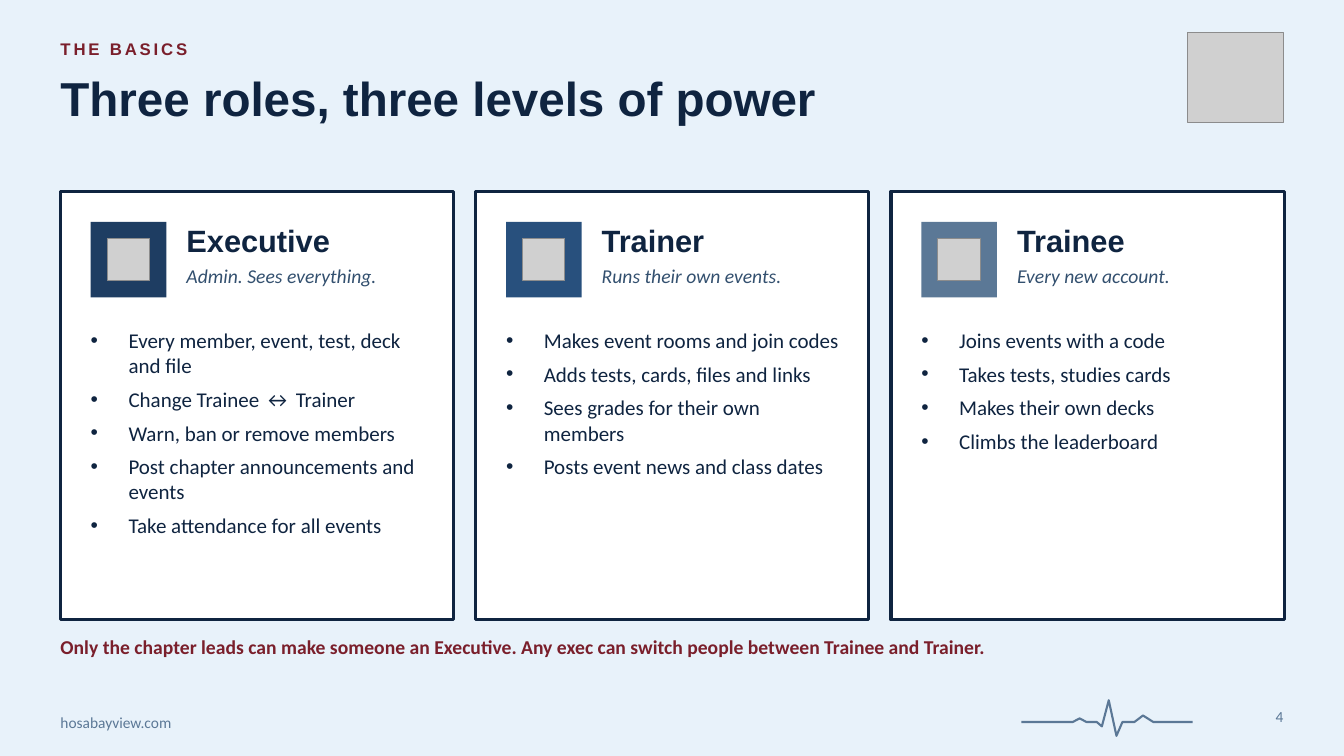
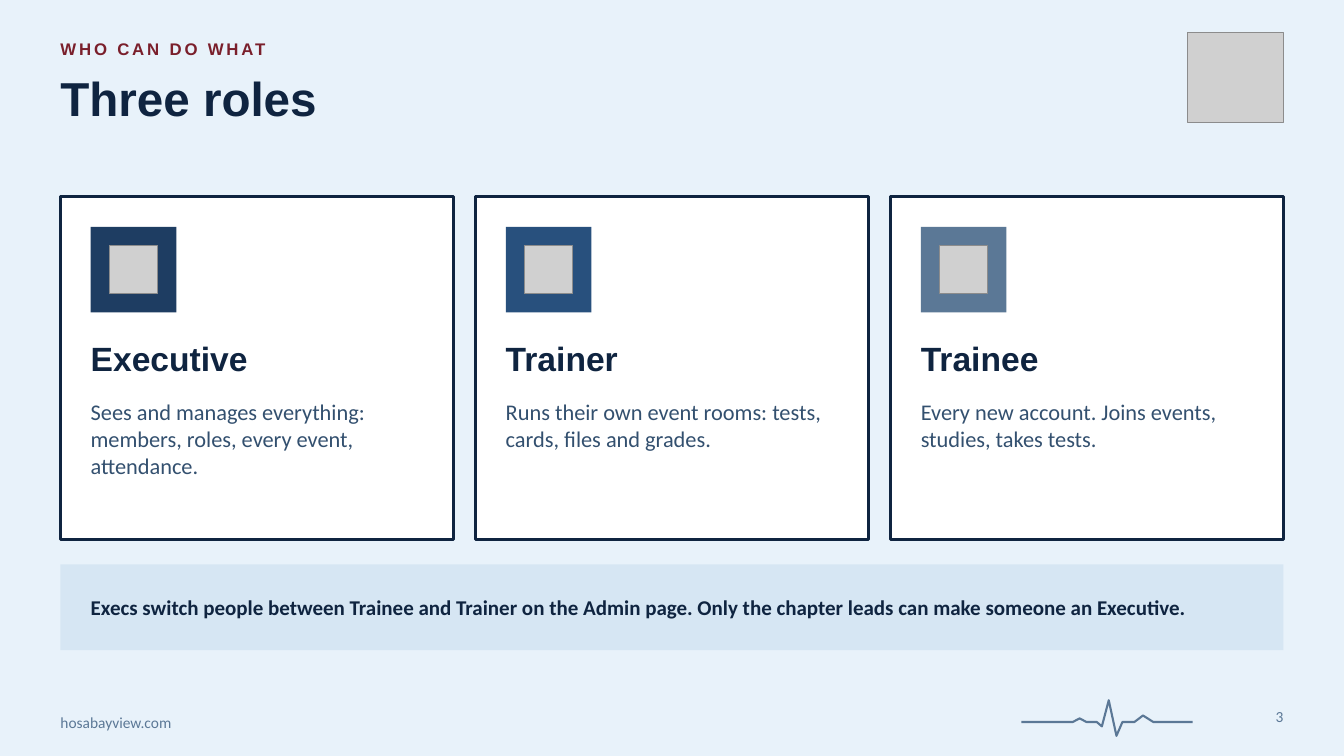
Before and after one commit to claudeforeveryone/hosa-bayview, a slide deck: slide 3 of docs/presentations/hosa-bayview-admin-guide.pptx (slide 4 before the commit). Drawn at 1344x756 pixels with LibreOffice and Linux fonts; fonts in the diff are those of the drawing; grey boxes stand for pictures. Boxes give left, top, right and bottom in pixels: in the first picture for what was removed or moved away, otherwise in the second. Text is boxed around its words. In the diff, an @@ line names an element or a change of style, - is before the commit and + after.

```diff
--- a/docs/presentations/hosa-bayview-admin-guide.pptx
+++ b/docs/presentations/hosa-bayview-admin-guide.pptx
@@ text at bbox=[60, 43, 187, 55]: text changed @@
-THE BASICS
+WHO CAN DO WHAT
@@ title at bbox=[60, 81, 317, 117]: text changed @@
-Three roles, three levels of power
+Three roles
@@ rectangle: place and size @@
-rectangle at bbox=[60, 192, 454, 620]
+rectangle at bbox=[60, 197, 454, 539]
@@ rectangle: place and size @@
-rectangle at bbox=[476, 192, 869, 620]
+rectangle at bbox=[476, 197, 869, 539]
@@ rectangle: place and size @@
-rectangle at bbox=[891, 192, 1285, 620]
+rectangle at bbox=[891, 197, 1285, 539]
@@ rectangle: place and size @@
-rectangle at bbox=[91, 222, 166, 297]
+rectangle at bbox=[91, 227, 176, 313]
@@ rectangle: place and size @@
-rectangle at bbox=[506, 222, 582, 297]
+rectangle at bbox=[506, 227, 592, 313]
@@ rectangle: place and size @@
-rectangle at bbox=[922, 222, 997, 297]
+rectangle at bbox=[922, 227, 1007, 313]
@@ picture: place and size @@
-picture at bbox=[107, 239, 149, 281]
+picture at bbox=[110, 246, 158, 294]
@@ picture: place and size @@
-picture at bbox=[522, 239, 565, 281]
+picture at bbox=[524, 246, 573, 294]
@@ text removed at bbox=[602, 269, 781, 283] @@
-Runs their own events.
@@ picture: place and size @@
-picture at bbox=[938, 239, 980, 281]
+picture at bbox=[940, 246, 988, 294]
@@ text removed at bbox=[1017, 270, 1170, 286] @@
-Every new account.
@@ text "Executive": place and size @@
-text "Executive" at bbox=[186, 229, 329, 253]
+text "Executive" at bbox=[91, 346, 248, 372]
@@ text removed at bbox=[129, 333, 414, 533] @@
-• Every member, event, test, deck and file
-• Change Trainee ↔ Trainer
-• Warn, ban or remove members
-• Post chapter announcements and events
-• Take attendance for all events
@@ size 22 to 24 pt in 3 elements at bbox=[91, 346, 248, 372], bbox=[921, 346, 1039, 372], bbox=[506, 346, 618, 372] @@
@@ text "Trainer": place and size @@
-text "Trainer" at bbox=[602, 229, 704, 253]
+text "Trainer" at bbox=[506, 346, 618, 372]
@@ text "Trainee": place and size @@
-text "Trainee" at bbox=[1017, 229, 1125, 253]
+text "Trainee" at bbox=[921, 346, 1039, 372]
@@ text at bbox=[91, 404, 365, 474]: text changed; size 14 to 16 pt; italic off @@
-Admin. Sees everything.
+Sees and manages everything: members, roles, every event, attendance.
@@ text at bbox=[506, 404, 821, 451]: text changed; size 15 to 16 pt; text colour #0F2440 to #33506F @@
-• Makes event rooms and join codes
-• Adds tests, cards, files and links
-• Sees grades for their own members
-• Posts event news and class dates
+Runs their own event rooms: tests, cards, files and grades.
@@ text at bbox=[921, 404, 1216, 450]: text changed; size 15 to 16 pt; text colour #0F2440 to #33506F @@
-• Joins events with a code
-• Takes tests, studies cards
-• Makes their own decks
-• Climbs the leaderboard
+Every new account. Joins events, studies, takes tests.
@@ rectangle added at bbox=[60, 565, 1284, 650], fill #D6E6F3 @@
@@ text "Execs switch people between Trainee ..." at bbox=[91, 600, 1185, 619]: vertical alignment top to middle @@
@@ text at bbox=[91, 600, 1185, 619]: text changed; size 14 to 15 pt; text colour #7A1F2B to #0F2440 @@
-Only the chapter leads can make someone an Executive. Any exec can switch people between Trainee and Trainer.
+Execs switch people between Trainee and Trainer on the Admin page. Only the chapter leads can make someone an Executive.
@@ page number at bbox=[1276, 712, 1284, 722]: text changed @@
-4
+3
```
Also in this commit, not shown: 4 other slides changed, 5 slides added, 17 slides removed, 3 other files.
